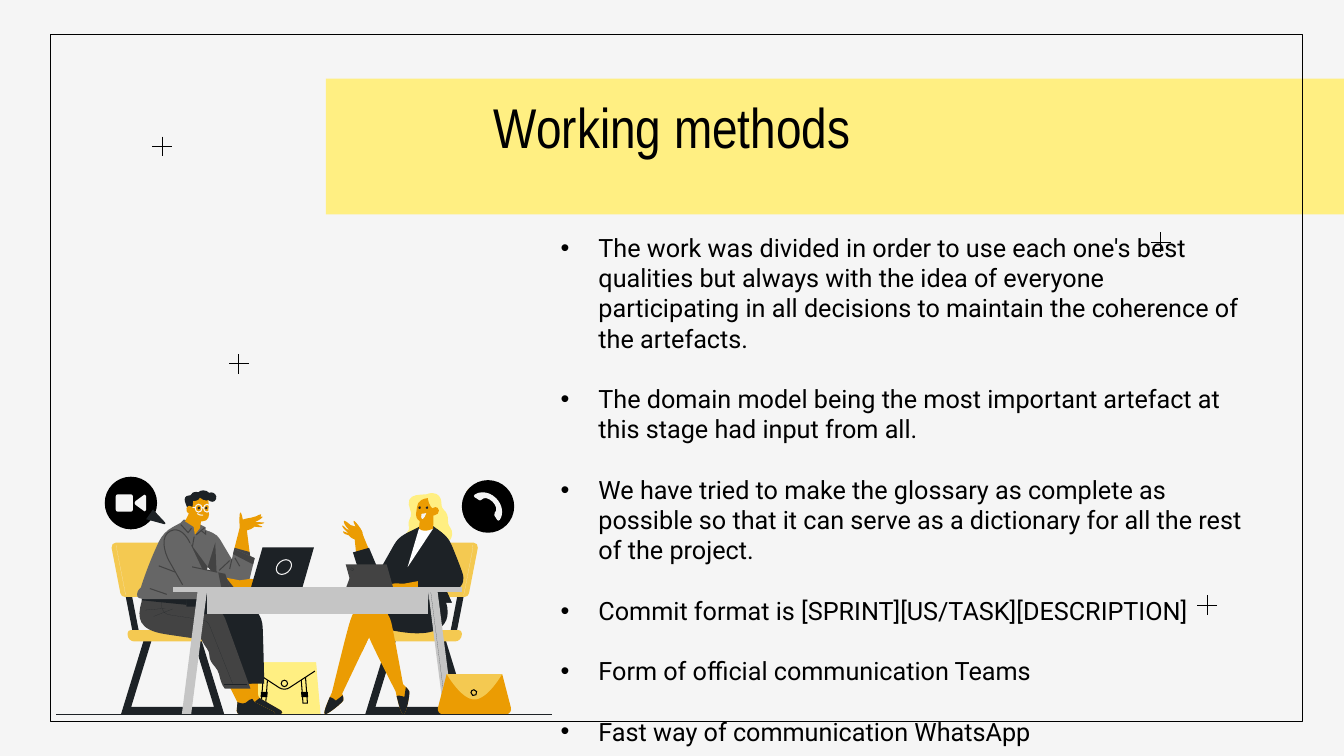
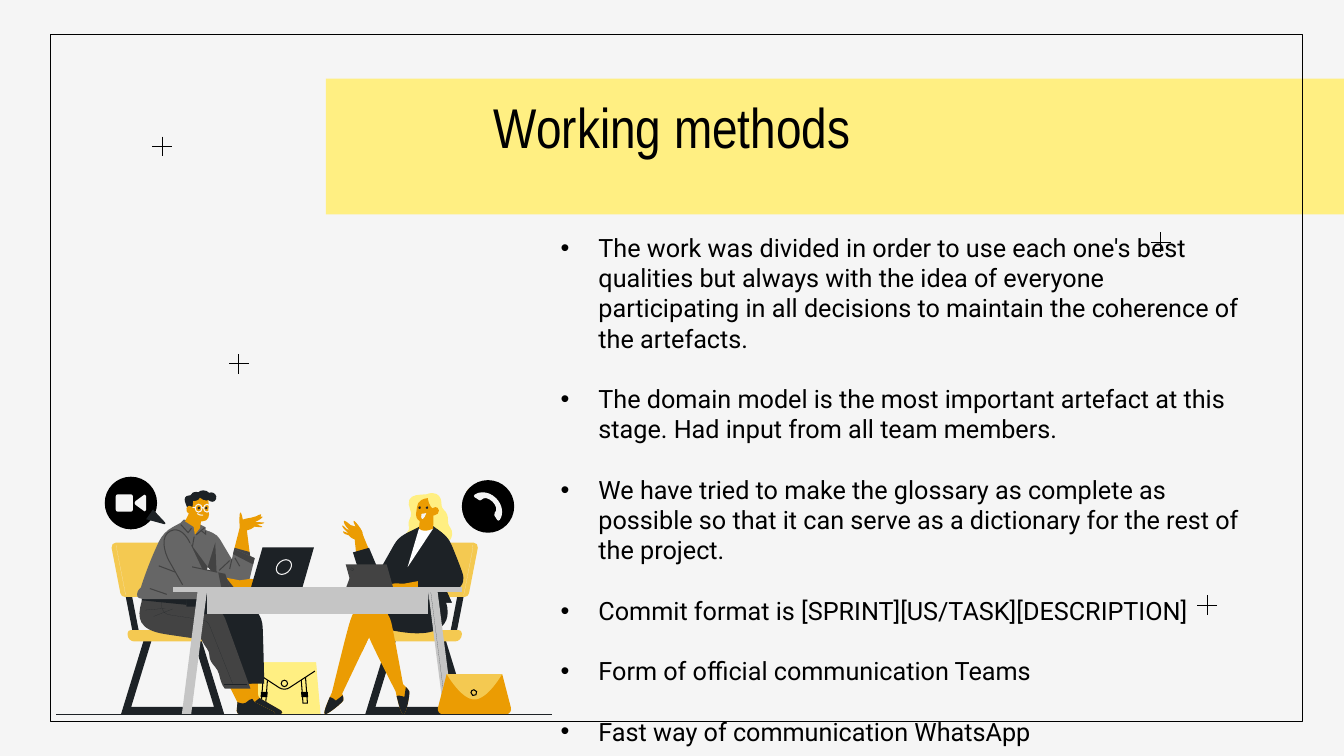
Before and after one commit to mascenso/isep-sem4-lapr4, a slide deck: slide 4 of docs/SPRINT A presentation/Sprint A.pptx. Drawn at 1344x756 pixels with LibreOffice and Linux fonts; fonts in the diff are those of the drawing. Boxes give left, top, right and bottom in pixels: in the first picture for what was removed or moved away, otherwise in the second. Text is boxed around its words. In the diff, an @@ line names an element or a change of style, - is before the commit and + after.

```diff
--- a/docs/SPRINT A presentation/Sprint A.pptx
+++ b/docs/SPRINT A presentation/Sprint A.pptx
@@ subtitle at (598,389,1238,565): text changed @@
-• The domain model being the most important artefact at this stage had input from all.
-• We have tried to make the glossary as complete as possible so that it can serve as a dictionary for all the rest of the project.
+• The domain model is the most important artefact at this stage. Had input from all team members.
+• We have tried to make the glossary as complete as possible so that it can serve as a dictionary for the rest of the project.
```
Also in this commit, not shown: 4 other slides changed.
